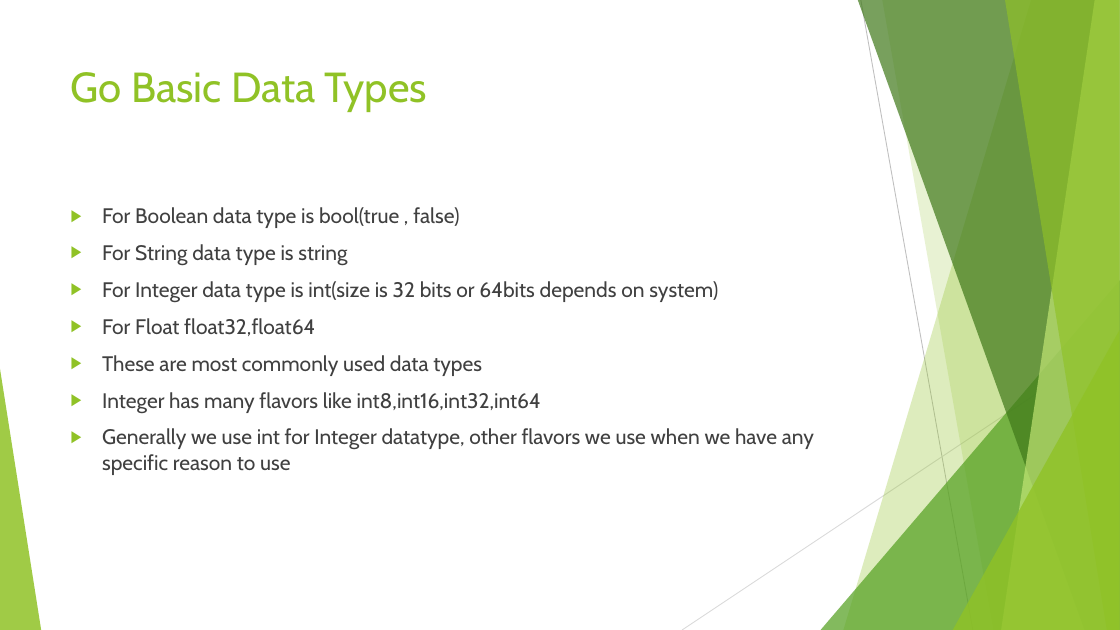
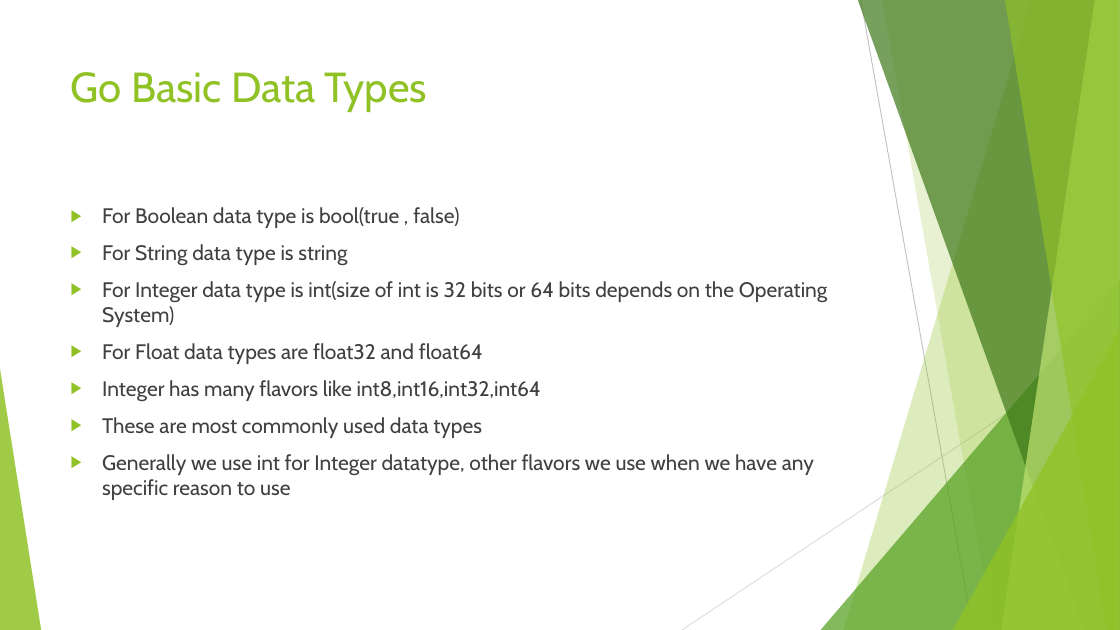
Before and after one commit to vivekdubeydeveloper/goquickstart, a slide deck: slide 12 of goquickstart.pptx. Drawn at 1120x630 pixels with LibreOffice and Linux fonts; fonts in the diff are those of the drawing. Boxes give left, top, right and bottom in pixels: in the first picture for what was removed or moved away, otherwise in the second. Text is boxed around its words. In the diff, an @@ line names an element or a change of style, - is before the commit and + after.

```diff
--- a/goquickstart.pptx
+++ b/goquickstart.pptx
@@ text at box(102, 281, 828, 401): text changed @@
-▶ For Integer data type is int(size is 32 bits or 64bits depends on system)
-▶ For Float float32,float64
+▶ For Integer data type is int(size of int is 32 bits or 64 bits depends on the Operating System)
+▶ For Float data types are float32 and float64
+▶ Integer has many flavors like int8,int16,int32,int64
@@ text at box(102, 392, 541, 413): paragraph removed @@
-▶ Integer has many flavors like int8,int16,int32,int64
```
Also in this commit, not shown: 7 other slides changed.
